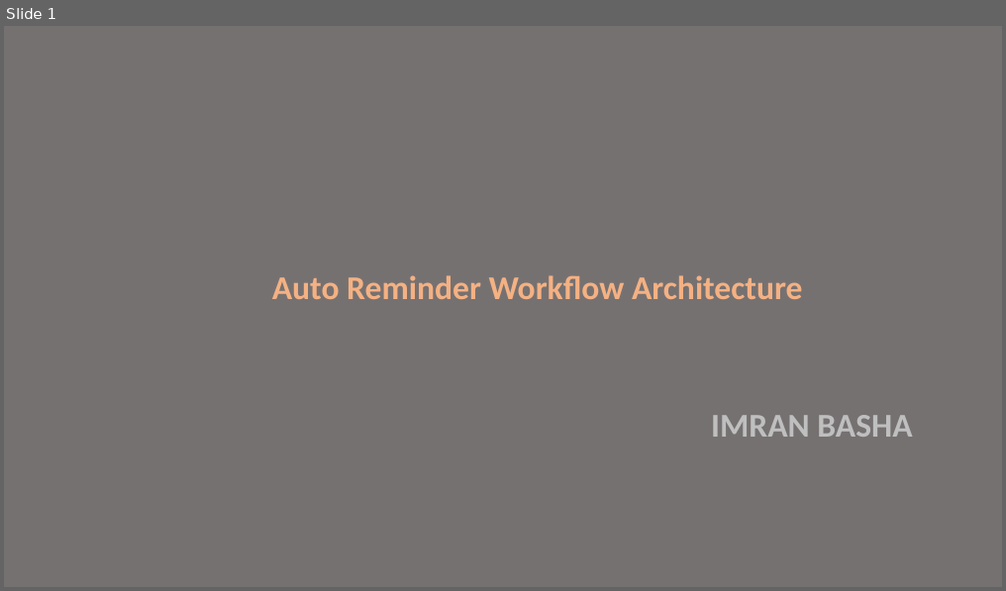
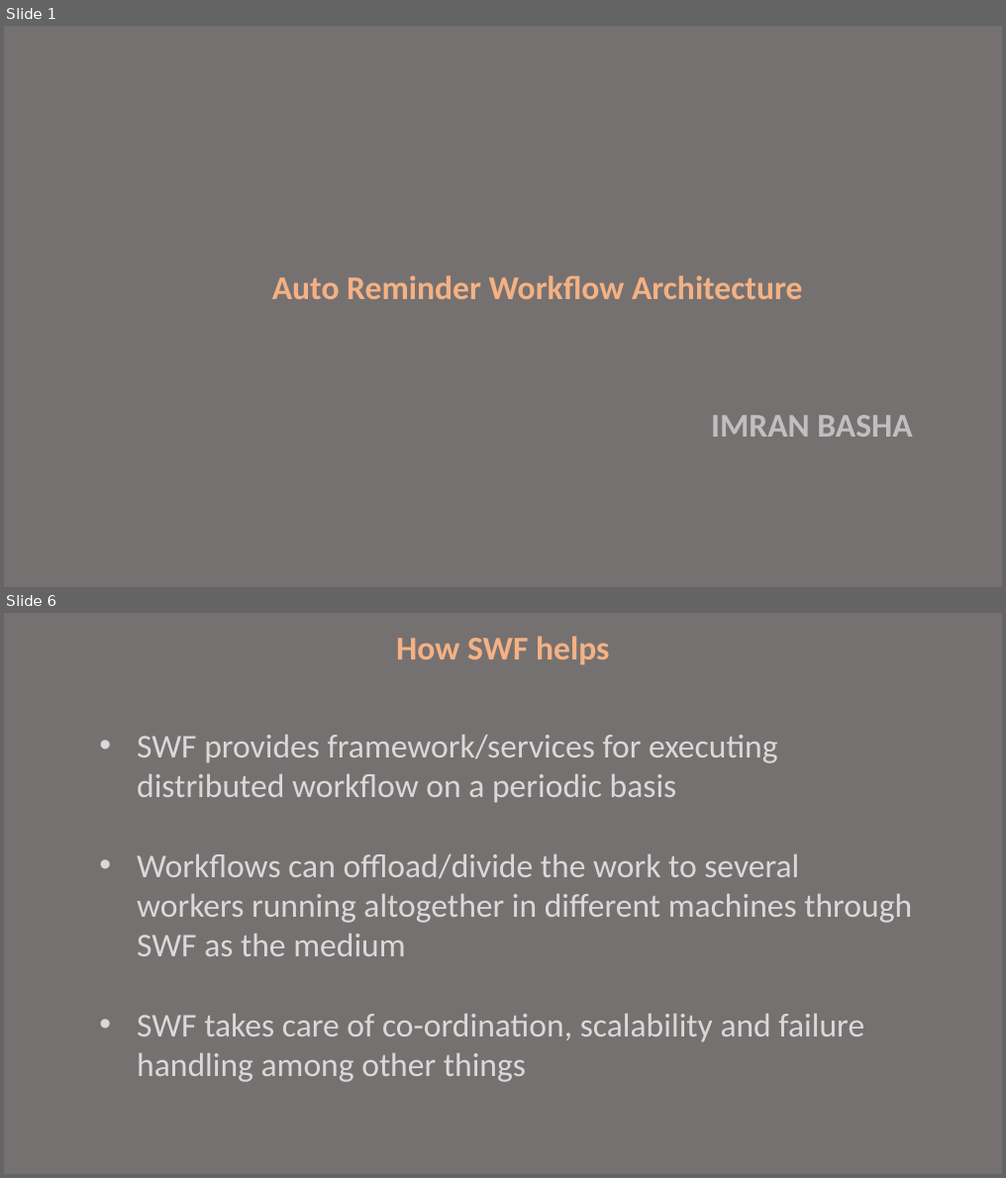
Before and after one commit to syedimranbasha/simpleworkflowservice, a slide deck: Architecture - RootConf.pptx. Shown one above the other, each under a label of ours: slide 1 before the commit, slides 1 and 6 after it; the slides between them are not shown. The pictures are 1006x591 and 1006x1178 pixels, drawn with LibreOffice and Linux fonts; fonts in the diff are those of the drawing. Boxes give left, top, right and bottom in pixels: in the first picture for what was removed or moved away, otherwise in the second. Text is boxed around its words. In the diff, an @@ line names an element or a change of style, - is before the commit and + after.

```diff
--- a/Architecture - RootConf.pptx
+++ b/Architecture - RootConf.pptx
@@ slide 6 added at [4, 613, 1002, 1174], background #767171 @@
@@ text added at [396, 636, 609, 664], 32 pt, text #F4B183, bold @@
+How SWF helps
@@ text added at [137, 735, 912, 1082], 32 pt, text #D9D9D9 @@
+• SWF provides framework/services for executing distributed workflow on a periodic basis
+• Workflows can offload/divide the work to several workers running altogether in different machines through SWF as the medium
+• SWF takes care of co-ordination, scalability and failure handling among other things
```
Also in this commit, not shown: 8 slides changed, 1 other slide added, 2 slides removed.
